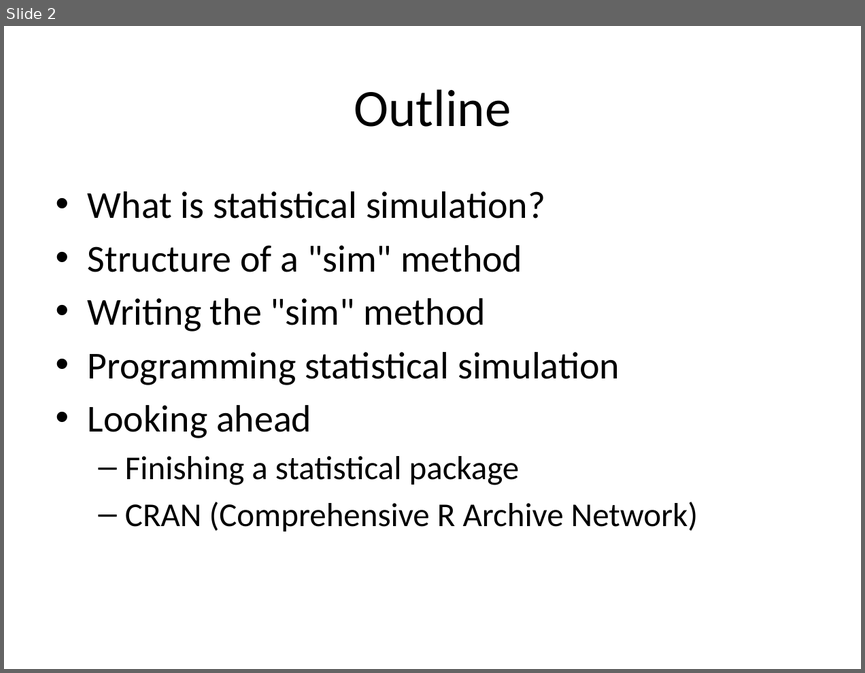
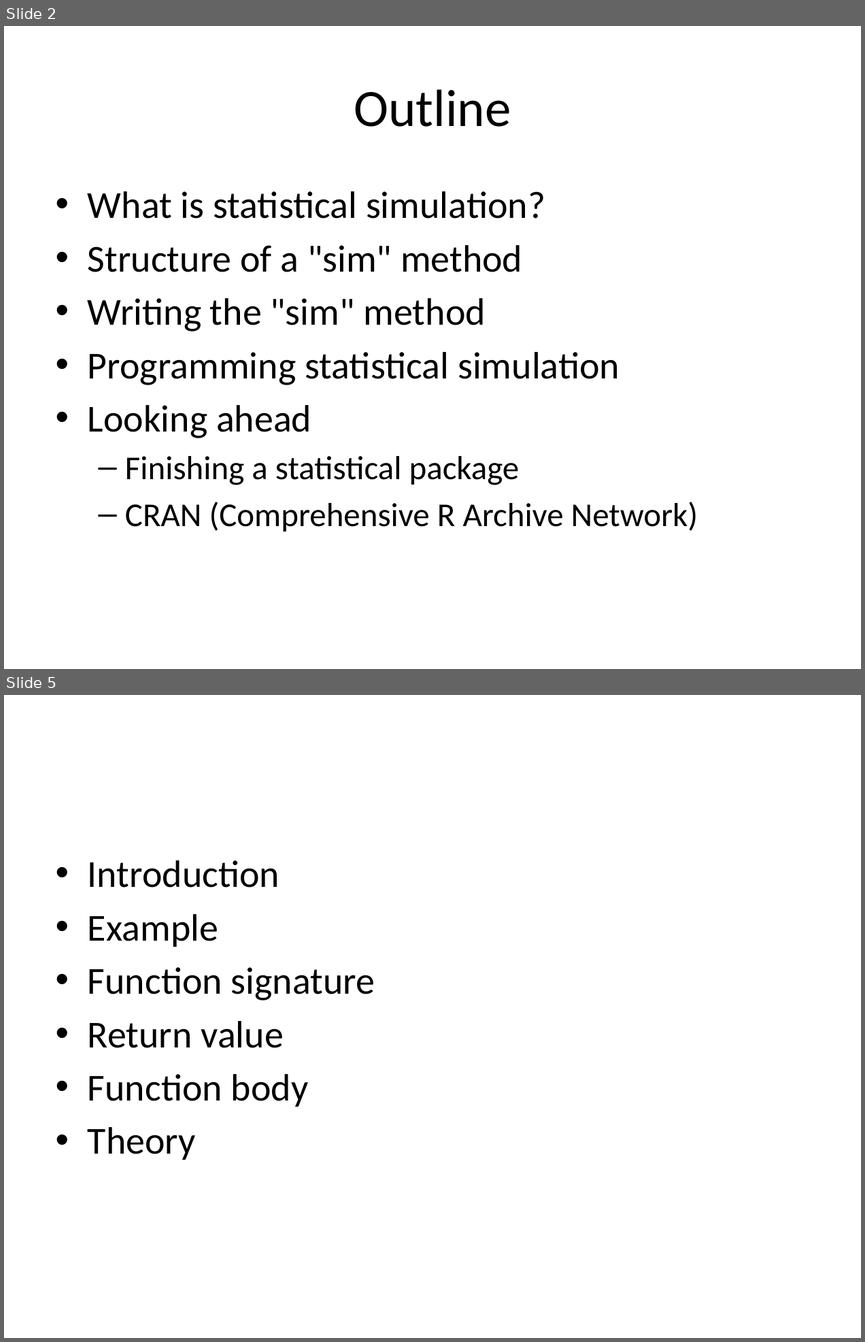
Before and after one commit to IQSS/Zelig4-Documentation, a slide deck: January-Class/Zelig_3_simulation.pptx. Shown one above the other, each under a label of ours: slide 2 before the commit, slides 2 and 5 after it; the slides between them are not shown. The pictures are 865x673 and 865x1342 pixels, drawn with LibreOffice and Linux fonts; fonts in the diff are those of the drawing. Boxes give left, top, right and bottom in pixels: in the first picture for what was removed or moved away, otherwise in the second. Text is boxed around its words. In the diff, an @@ line names an element or a change of style, - is before the commit and + after.

```diff
--- a/January-Class/Zelig_3_simulation.pptx
+++ b/January-Class/Zelig_3_simulation.pptx
@@ slide 5 added at [4,695,861,1338], background #FFFFFF @@
@@ text added at [88,860,375,1159], 32 pt, text #000000 @@
+• Introduction
+• Example
+• Function signature
+• Return value
+• Function body
+• Theory
```
Also in this commit, not shown: 8 other slides added, 1 other file.
